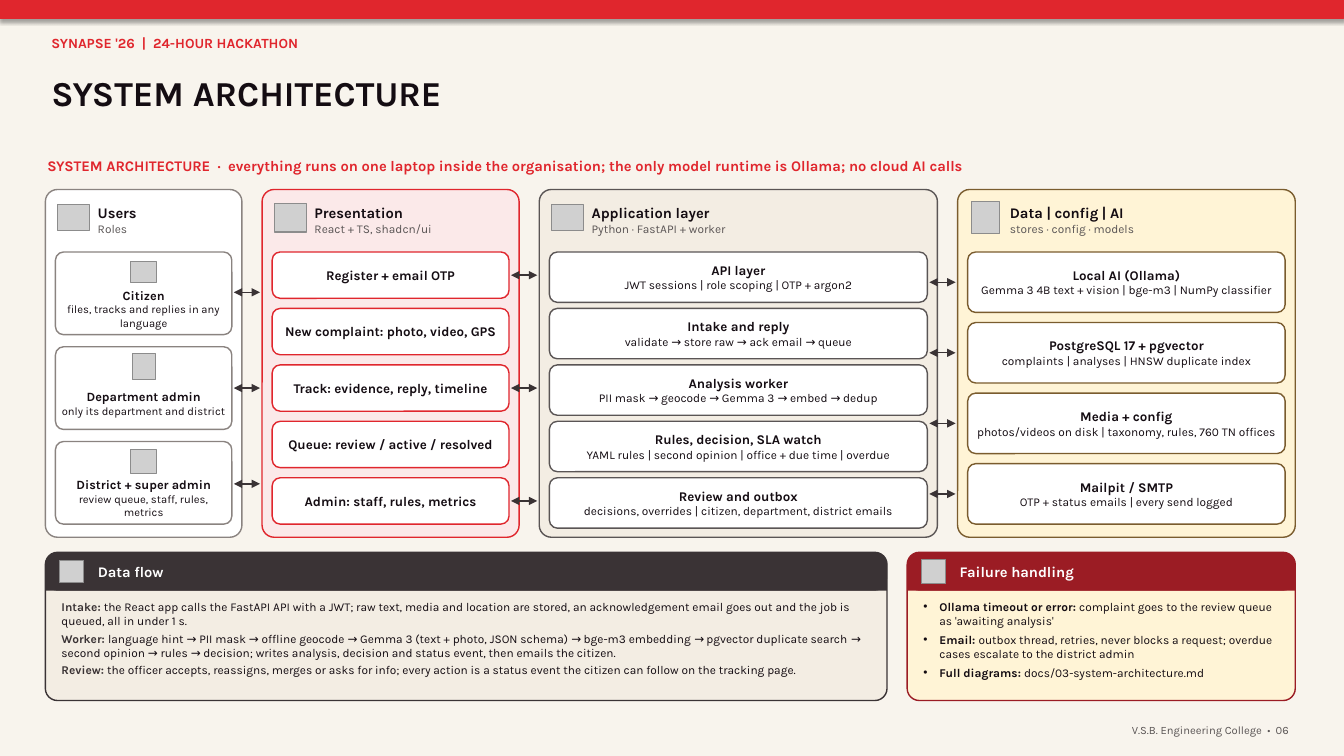
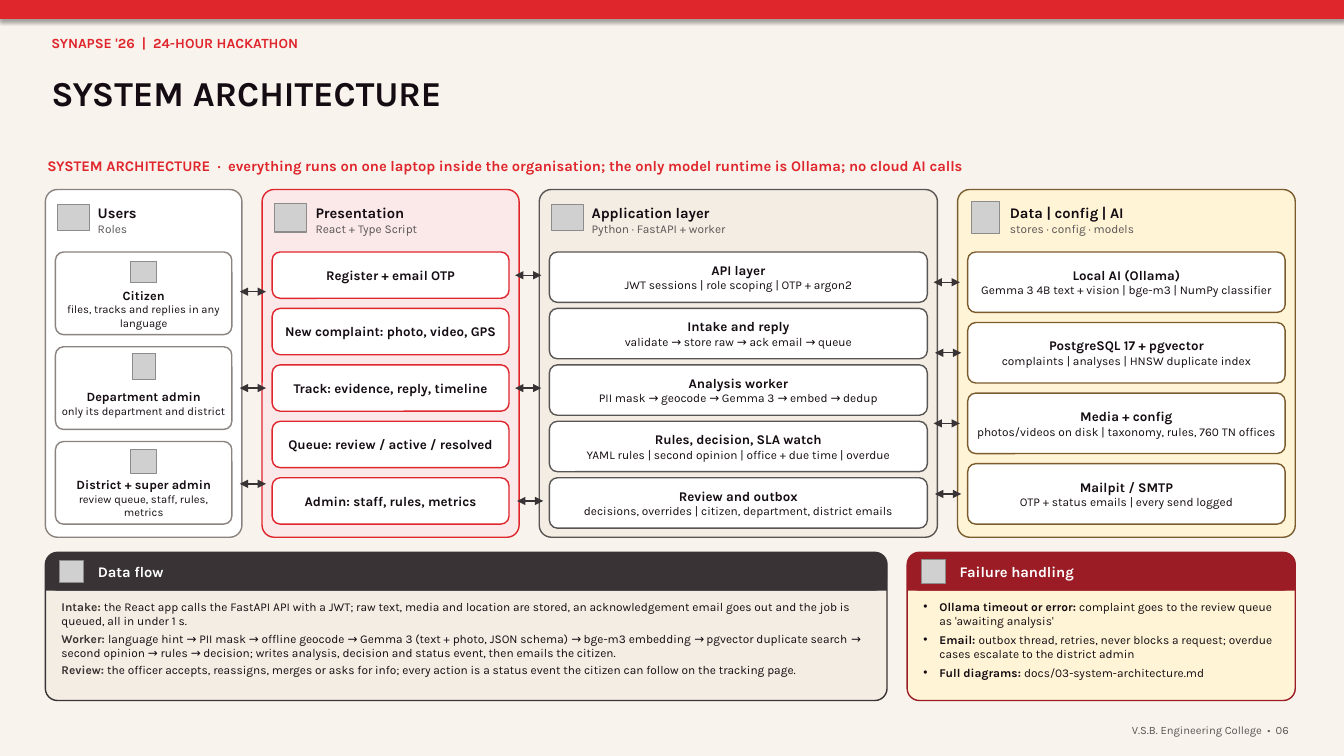
Before and after one commit to Balavigneshcse/AI_Grievance_Redressal_Prioritization_System, a slide deck: slide 5 of docs/sample.pptx. Drawn at 1344x756 pixels with LibreOffice and Linux fonts; fonts in the diff are those of the drawing; grey boxes stand for pictures. Boxes give left, top, right and bottom in pixels: in the first picture for what was removed or moved away, otherwise in the second. Text is boxed around its words. In the diff, an @@ line names an element or a change of style, - is before the commit and + after.

```diff
--- a/docs/sample.pptx
+++ b/docs/sample.pptx
@@ text at <box>316,225,418,236</box>: text changed @@
-React + TS, shadcn/ui
+React + Type Script
@@ 10 double arrows: place and size @@
-10 double arrows at <box>234,275,956,501</box>
+10 double arrows at <box>240,275,962,501</box>
```
Also in this commit, not shown: 3 other slides changed.
